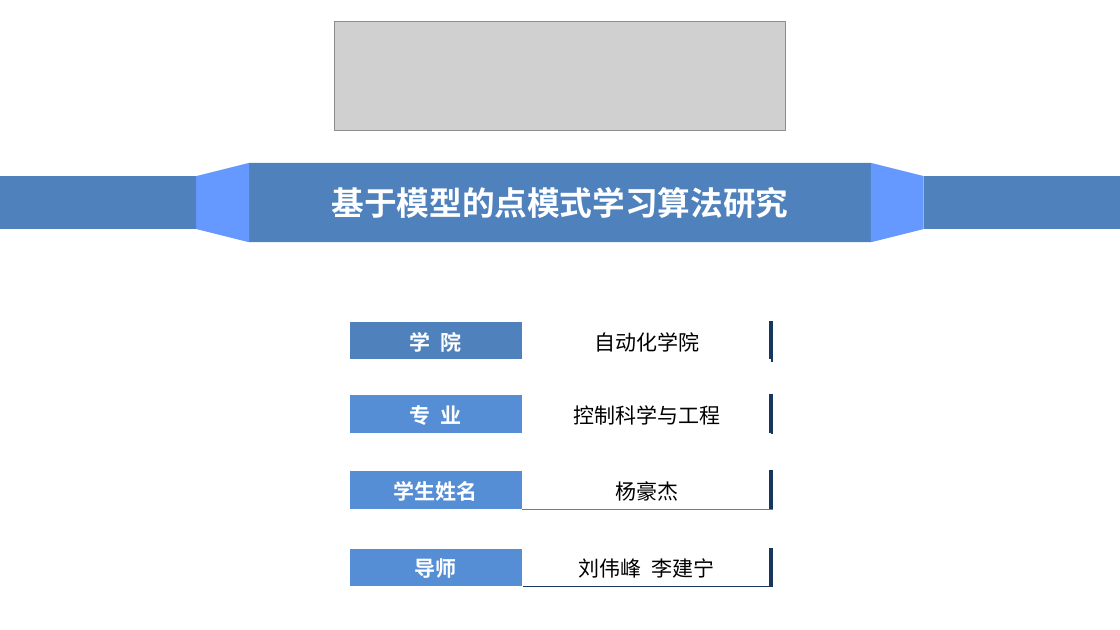
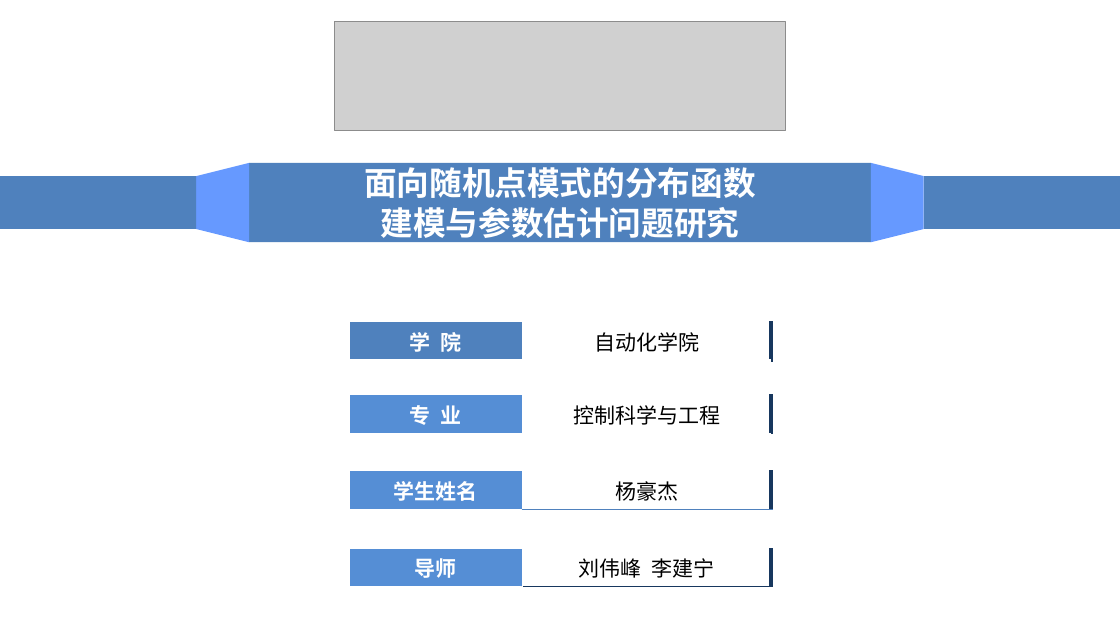
Before and after one commit to JeromeYHj214/Paper-Learning, a slide deck: slide 1 of 杨豪杰开题/论文答辩开题报告(杨豪杰).pptx. Drawn at 1120x630 pixels with LibreOffice and Linux fonts; fonts in the diff are those of the drawing; grey boxes stand for pictures. Boxes give left, top, right and bottom in pixels: in the first picture for what was removed or moved away, otherwise in the second. Text is boxed around its words. In the diff, an @@ line names an element or a change of style, - is before the commit and + after.

```diff
--- a/杨豪杰开题/论文答辩开题报告(杨豪杰).pptx
+++ b/杨豪杰开题/论文答辩开题报告(杨豪杰).pptx
@@ text in rectangle at <box>364,162,755,243</box>: text changed @@
-基于模型的点模式学习算法研究
+面向随机点模式的分布函数
+建模与参数估计问题研究
```
Also in this commit, not shown: 13 other slides changed, 2 slides added, 1 slide removed.
